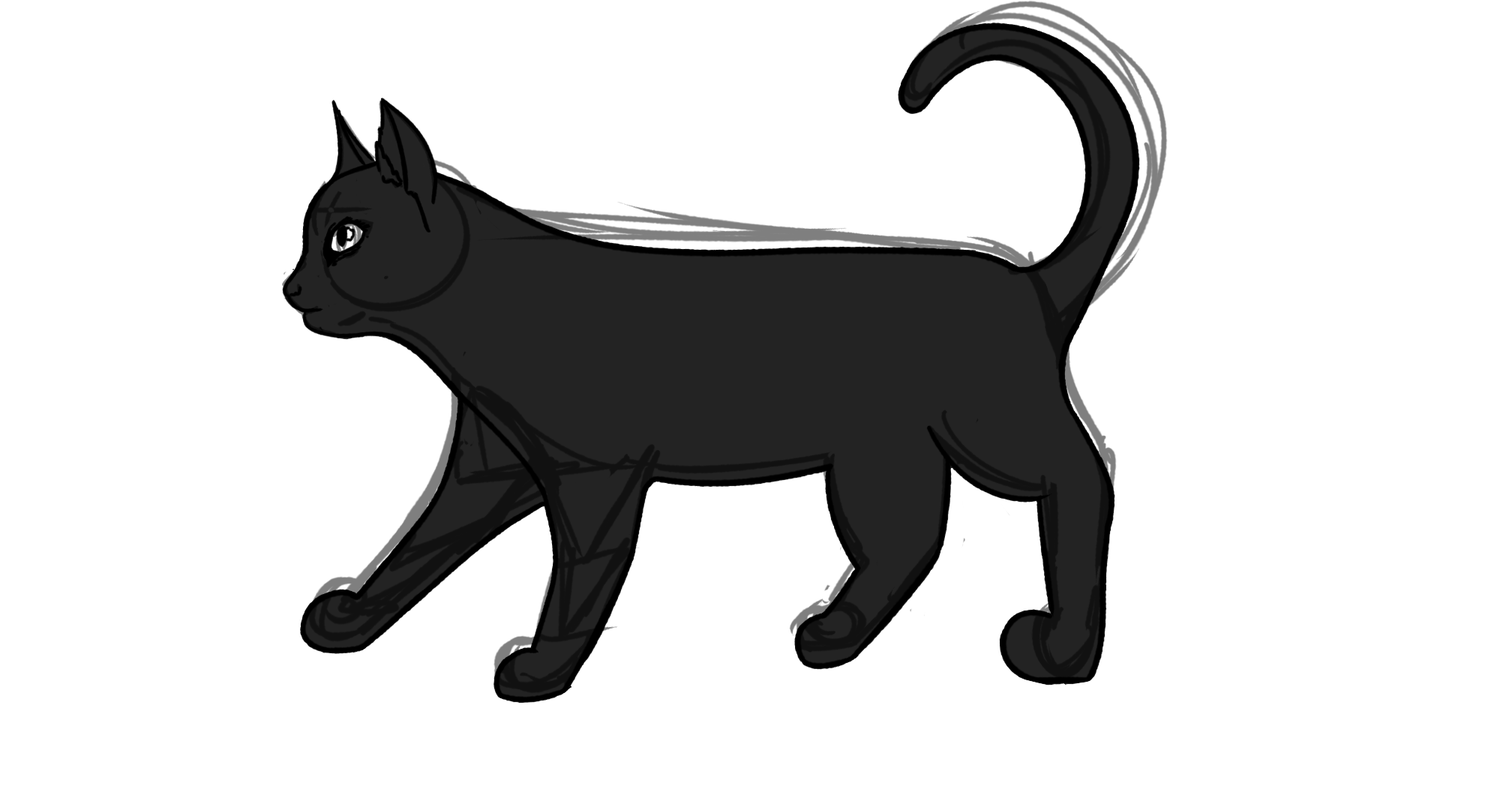
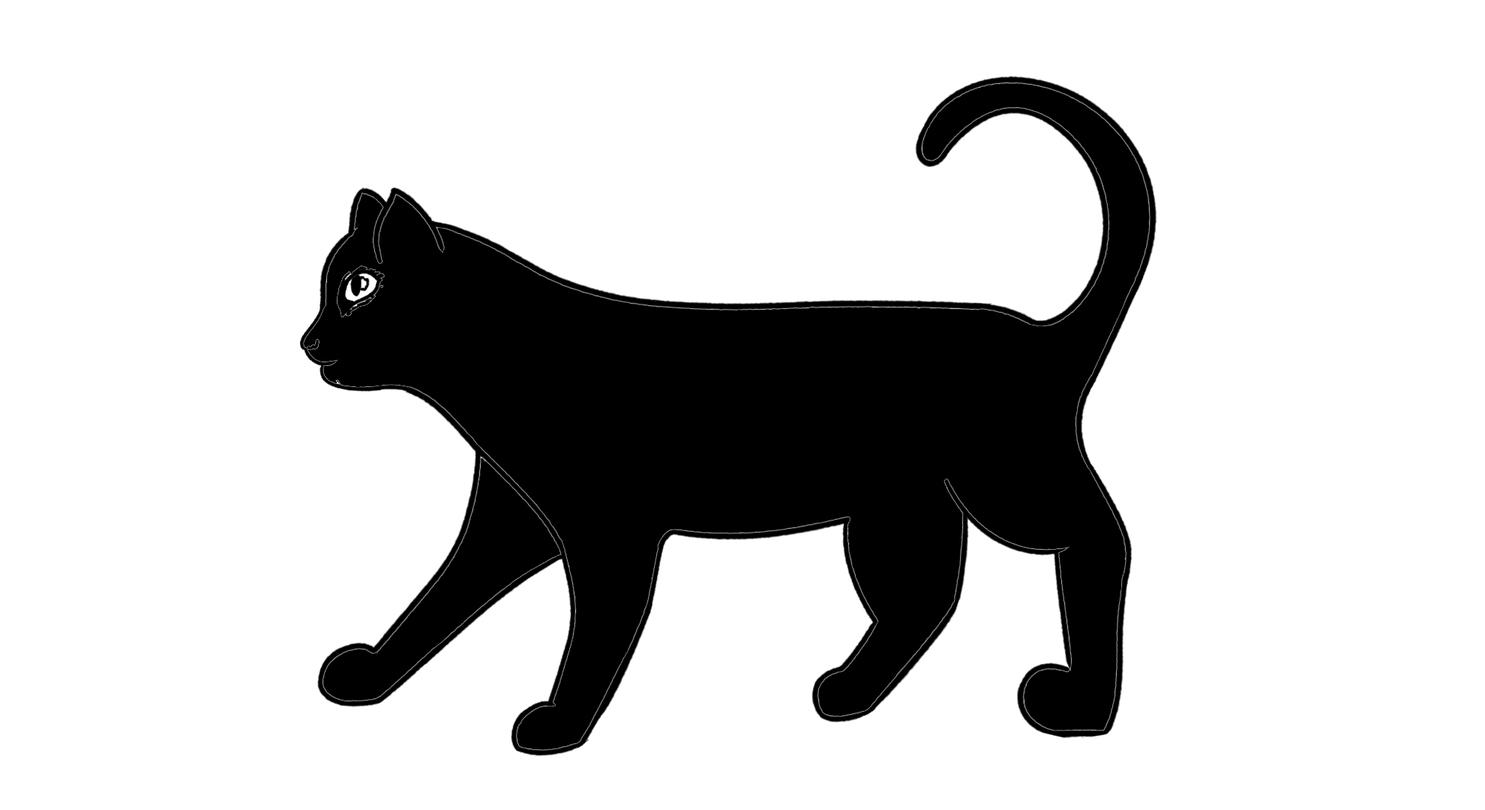
Layer changes from the first 1485 × 810 image to the second:
showed group "Minimalistisch" (4 layers) over [299, 53, 1169, 757]
hid group "Anime/Comic" (7 layers) over [282, 0, 1169, 704]
